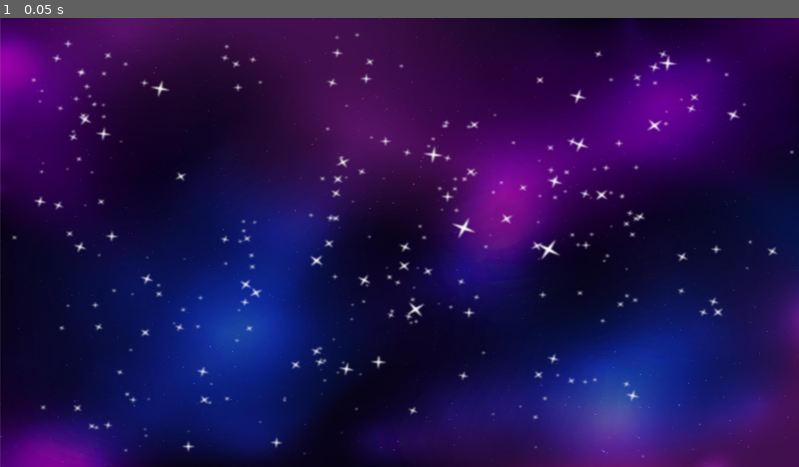
Above: before the commit, frame 1.
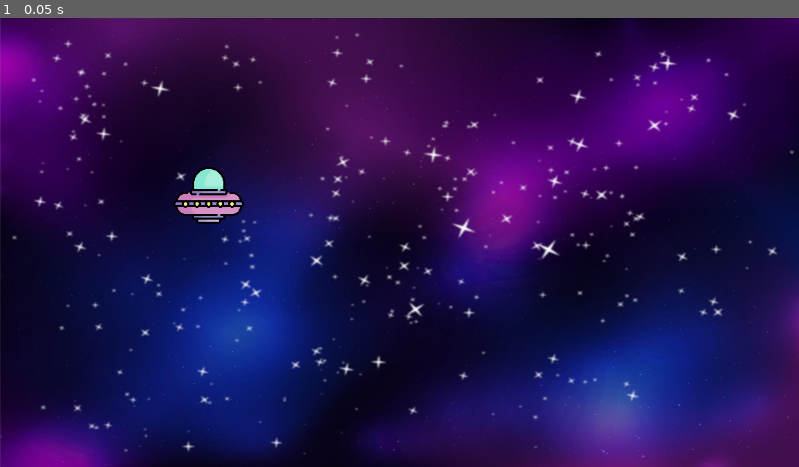
Above: after the commit, the same moment.

Repository: ben-miles/gamedevspeedysaucer
Game: Godot game, scene res://level_1.tscn
Same seed, same stepped clock (60 frames per second), same inputs: the game is played once before the commit and once after it.
Inputs:
- Up to frame 1 (0.05 s): no input

The runs differ from the first frame. In frame 1, 0.7% of the frame differs, in the area x 21-31%, y 33-46%.

Commit message:
Update Z Indexes in Level 1

Diff:
--- a/level_1.tscn
+++ b/level_1.tscn
@@ -1,11 +1,19 @@
-[gd_scene load_steps=2 format=3 uid="uid://w4b0y060a5ma"]
+[gd_scene load_steps=4 format=3 uid="uid://w4b0y060a5ma"]
 
+[ext_resource type="Script" path="res://level.gd" id="1_0dy22"]
 [ext_resource type="Texture2D" uid="uid://h31bniflhtgw" path="res://15275692_5553676.jpg" id="1_7ji7t"]
+[ext_resource type="PackedScene" uid="uid://cmjrxvnxox4tq" path="res://player.tscn" id="2_mrh7v"]
 
 [node name="Level1" type="Node2D"]
+script = ExtResource("1_0dy22")
 
 [node name="Background" type="TextureRect" parent="."]
+z_index = -100
 offset_right = 1154.0
 offset_bottom = 648.0
 texture = ExtResource("1_7ji7t")
 expand_mode = 3
+
+[node name="Player" parent="." instance=ExtResource("2_mrh7v")]
+z_index = 1
+position = Vector2(301, 256)
